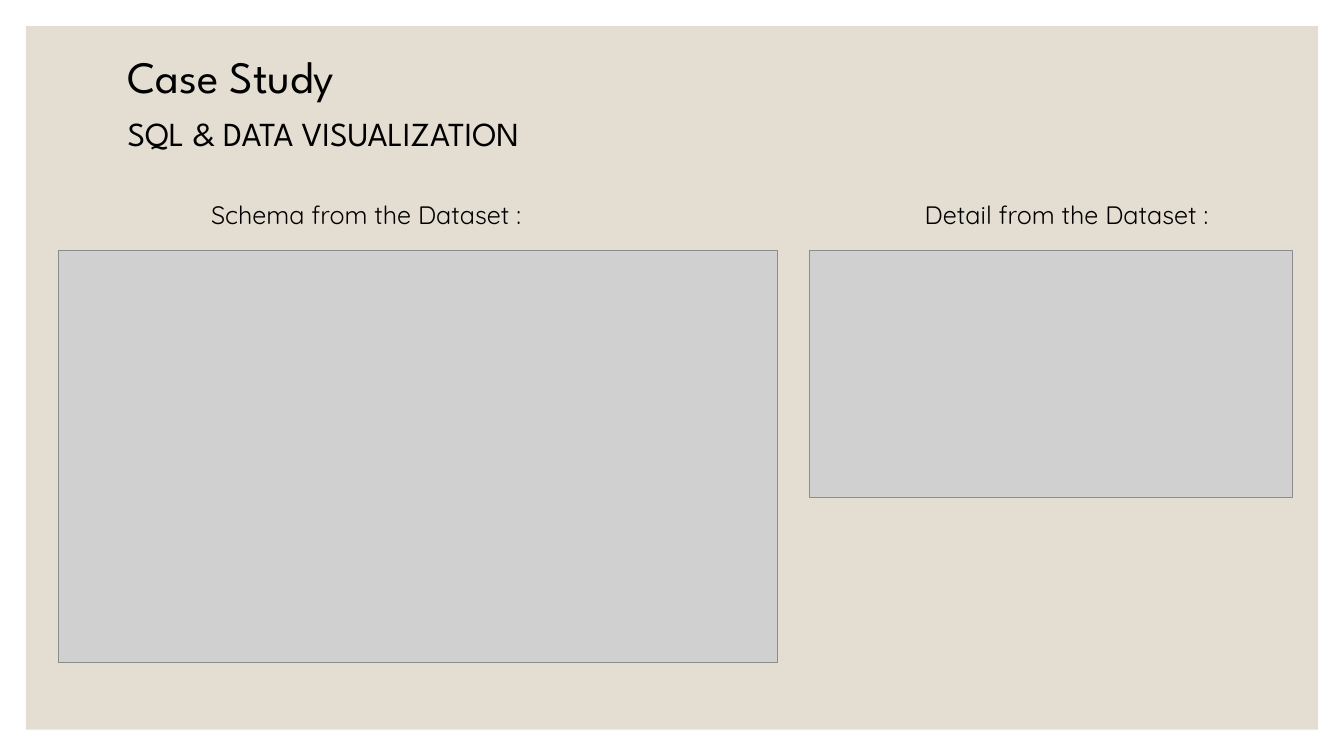
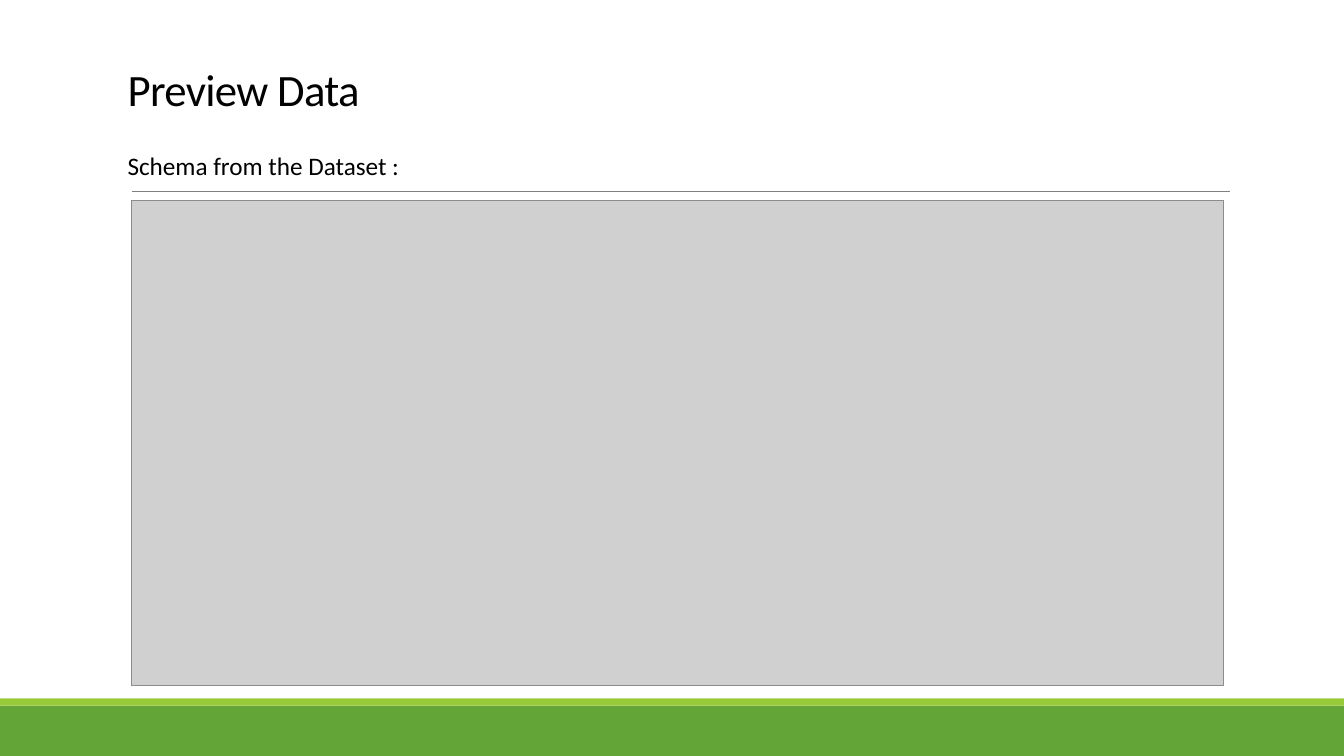
Before and after one commit to damalialutfiani/Assignment1-Data-Analytics-revou, a slide deck: slide 3 of ASSIGNMENT1.pptx. Drawn at 1344x756 pixels with LibreOffice and Linux fonts; fonts in the diff are those of the drawing; grey boxes stand for pictures. Boxes give left, top, right and bottom in pixels: in the first picture for what was removed or moved away, otherwise in the second. Text is boxed around its words. In the diff, an @@ line names an element or a change of style, - is before the commit and + after.

```diff
--- a/ASSIGNMENT1.pptx
+++ b/ASSIGNMENT1.pptx
@@ rectangle removed at box(26, 26, 1319, 730) @@
@@ title "Preview Data" at box(128, 75, 359, 107): vertical alignment middle to bottom @@
@@ title at box(128, 75, 359, 107): text changed; font League Spartan to Calibri @@
-Case Study
+Preview Data
@@ text "Schema from the Dataset :": place and size @@
-text "Schema from the Dataset :" at box(211, 205, 509, 225)
+text "Schema from the Dataset :" at box(128, 157, 386, 176)
@@ text "Schema from the Dataset :" at box(128, 157, 386, 176): font Quicksand to Calibri @@
@@ text removed at box(128, 123, 519, 150) @@
-SQL & DATA VISUALIZATION
@@ picture: place and size @@
-picture at box(58, 251, 777, 662)
+picture at box(131, 201, 1224, 686)
@@ line added from (132, 192) to (1231, 192), #808080 0.5 pt @@
@@ text removed at box(925, 205, 1196, 225) @@
-Detail from the Dataset :
@@ picture removed at box(810, 251, 1294, 498) @@
@@ rectangle added at box(0, 706, 1344, 756), fill #63A537 @@
@@ rectangle added at box(0, 699, 1344, 706), fill #99CB38 @@
```
Also in this commit, not shown: 9 other slides changed, 5 slides added, 5 slides removed.
